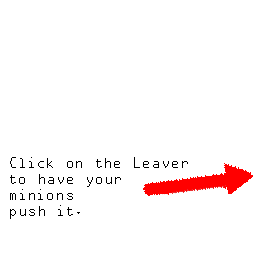
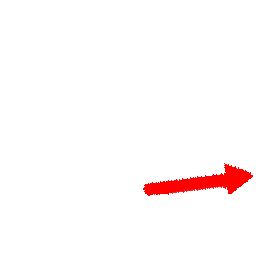
Layered file, before and after one edit (256x256). Changes by layer:
painted on "Click on the Leaver to have your minions push it." over box(10, 157, 188, 219)
